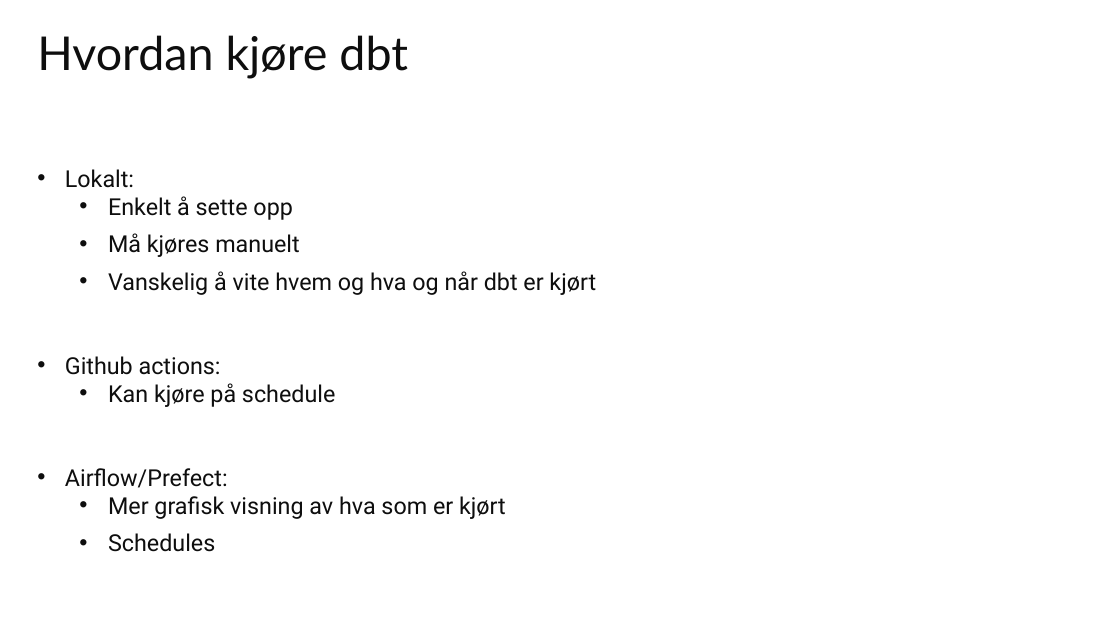
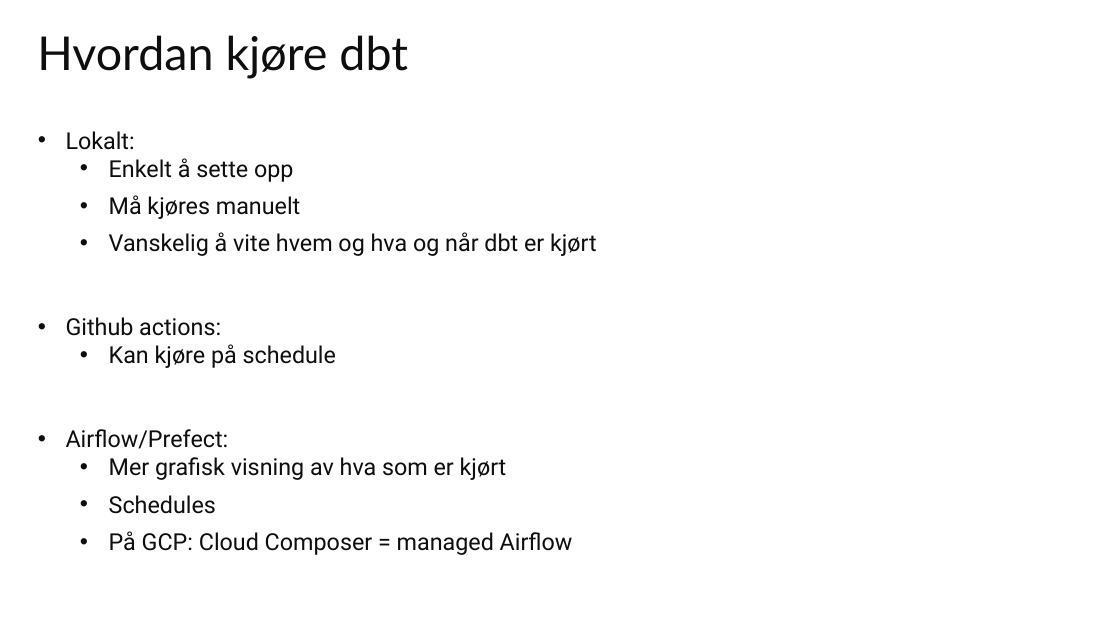
Before and after one commit to bekk/oppdrift-data-analyse, a slide deck: slide 9 of del2/dbt_intro.pptx. Drawn at 1120x630 pixels with LibreOffice and Linux fonts; fonts in the diff are those of the drawing. Boxes give left, top, right and bottom in pixels: in the first picture for what was removed or moved away, otherwise in the second. Text is boxed around its words. In the diff, an @@ line names an element or a change of style, - is before the commit and + after.

```diff
--- a/del2/dbt_intro.pptx
+++ b/del2/dbt_intro.pptx
@@ text at box(109, 531, 573, 555): paragraph added @@
+  • På GCP: Cloud Composer = managed Airflow
```
Also in this commit, not shown: 6 other slides changed.
